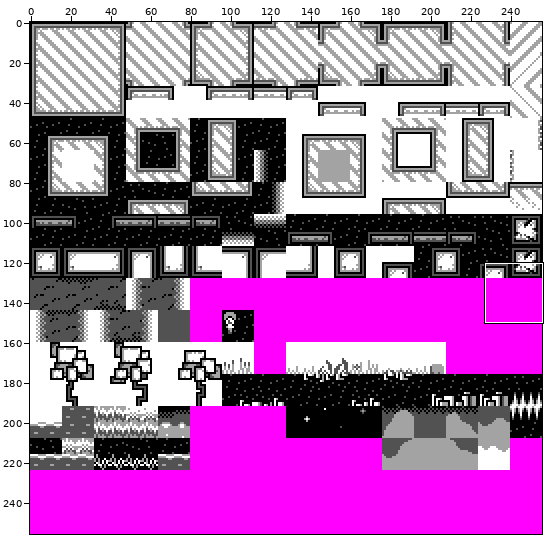
Two versions of one sprite sheet, data/blocks.def.png. The picture above shows the old version from afar; the outline marks the close-up.
Close-up. Before the commit:
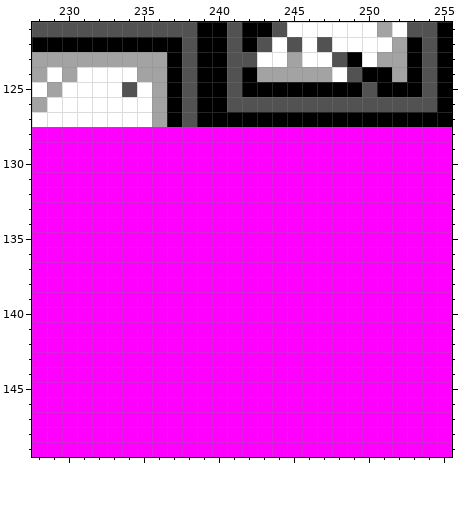
The file is 256x256 pixels. Shown: x 228..255, y 121..149.
After the commit:
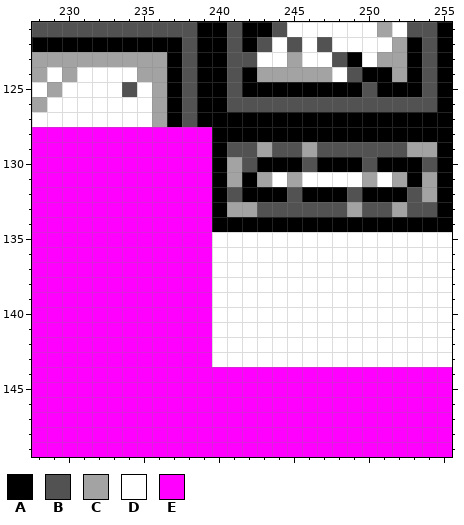
Palette (. is transparent): A #000000  B #525252  C #a3a3a3  D #ffffff  E #ff00ff
Commit message: First test implementation of fallable blocks
From old to new:
{"y":128,"x":240,"old":"EEEEEEEEEEEEEEEE","new":"AAAAAAAAAAAAAAAA"}
{"y":129,"x":240,"old":"EEEEEEEEEEEEEEEE","new":"ABBCBBCBBBBBBCCA"}
{"y":130,"x":240,"old":"EEEEEEEEEEEEEEEE","new":"ACBAAABAAABAAABA"}
{"y":131,"x":240,"old":"EEEEEEEEEEEEEEEE","new":"ACACDCDDDDCDCACA"}
{"y":132,"x":240,"old":"EEEEEEEEEEEEEEEE","new":"ABAAABAAABAAABCA"}
{"y":133,"x":240,"old":"EEEEEEEEEEEEEEEE","new":"ACCBBBBBBCBBCBBA"}
{"y":134,"x":240,"old":"EEEEEEEEEEEEEEEE","new":"AAAAAAAAAAAAAAAA"}
{"y":135,"x":240,"old":"EEEEEEEEEEEEEEEE","new":"DDDDDDDDDDDDDDDD"}
{"y":136,"x":240,"old":"EEEEEEEEEEEEEEEE","new":"DDDDDDDDDDDDDDDD"}
{"y":137,"x":240,"old":"EEEEEEEEEEEEEEEE","new":"DDDDDDDDDDDDDDDD"}
{"y":138,"x":240,"old":"EEEEEEEEEEEEEEEE","new":"DDDDDDDDDDDDDDDD"}
{"y":139,"x":240,"old":"EEEEEEEEEEEEEEEE","new":"DDDDDDDDDDDDDDDD"}
{"y":140,"x":240,"old":"EEEEEEEEEEEEEEEE","new":"DDDDDDDDDDDDDDDD"}
{"y":141,"x":240,"old":"EEEEEEEEEEEEEEEE","new":"DDDDDDDDDDDDDDDD"}
{"y":142,"x":240,"old":"EEEEEEEEEEEEEEEE","new":"DDDDDDDDDDDDDDDD"}
{"y":143,"x":240,"old":"EEEEEEEEEEEEEEEE","new":"DDDDDDDDDDDDDDDD"}
{"label":"changed","picture_box":[212,127,452,367]}
